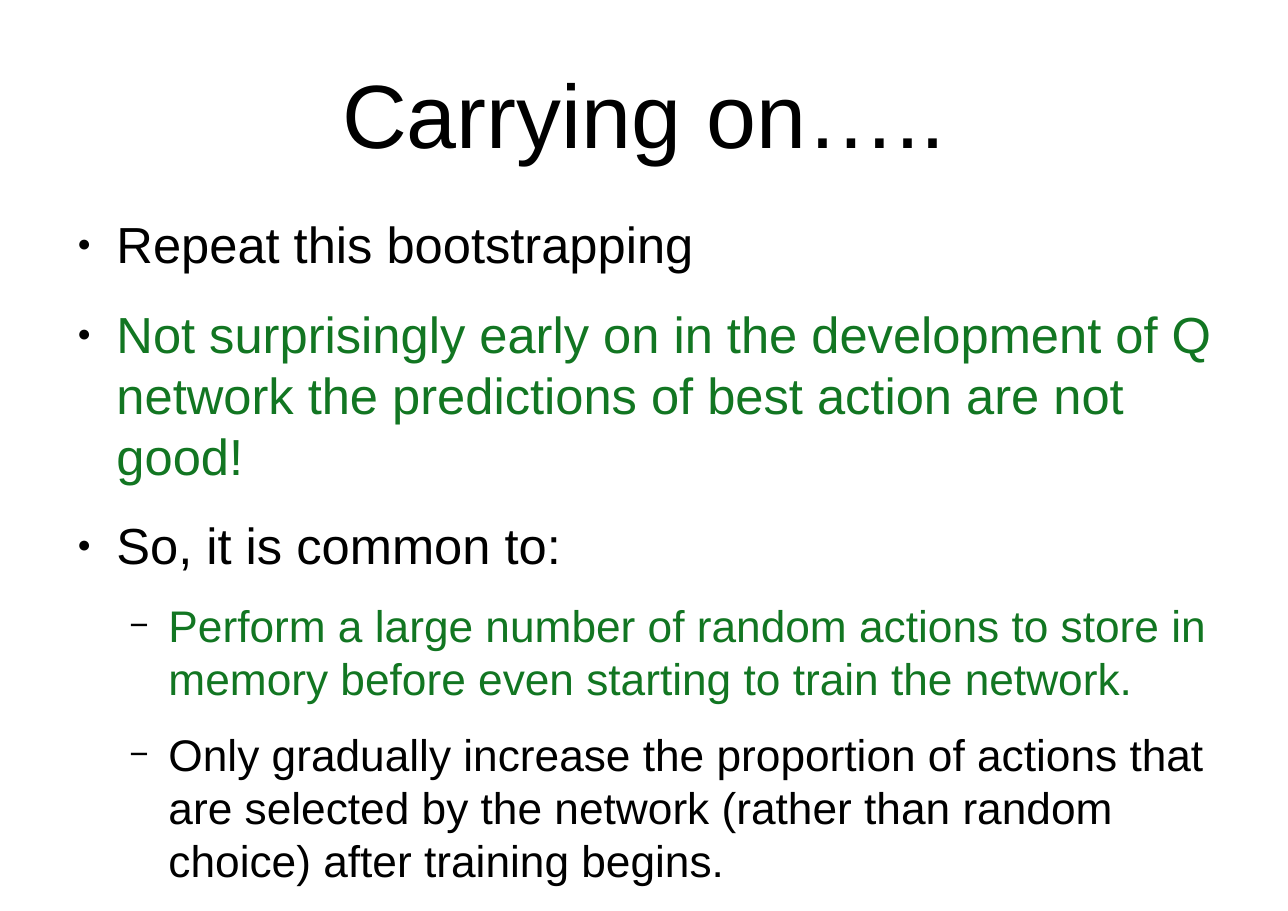
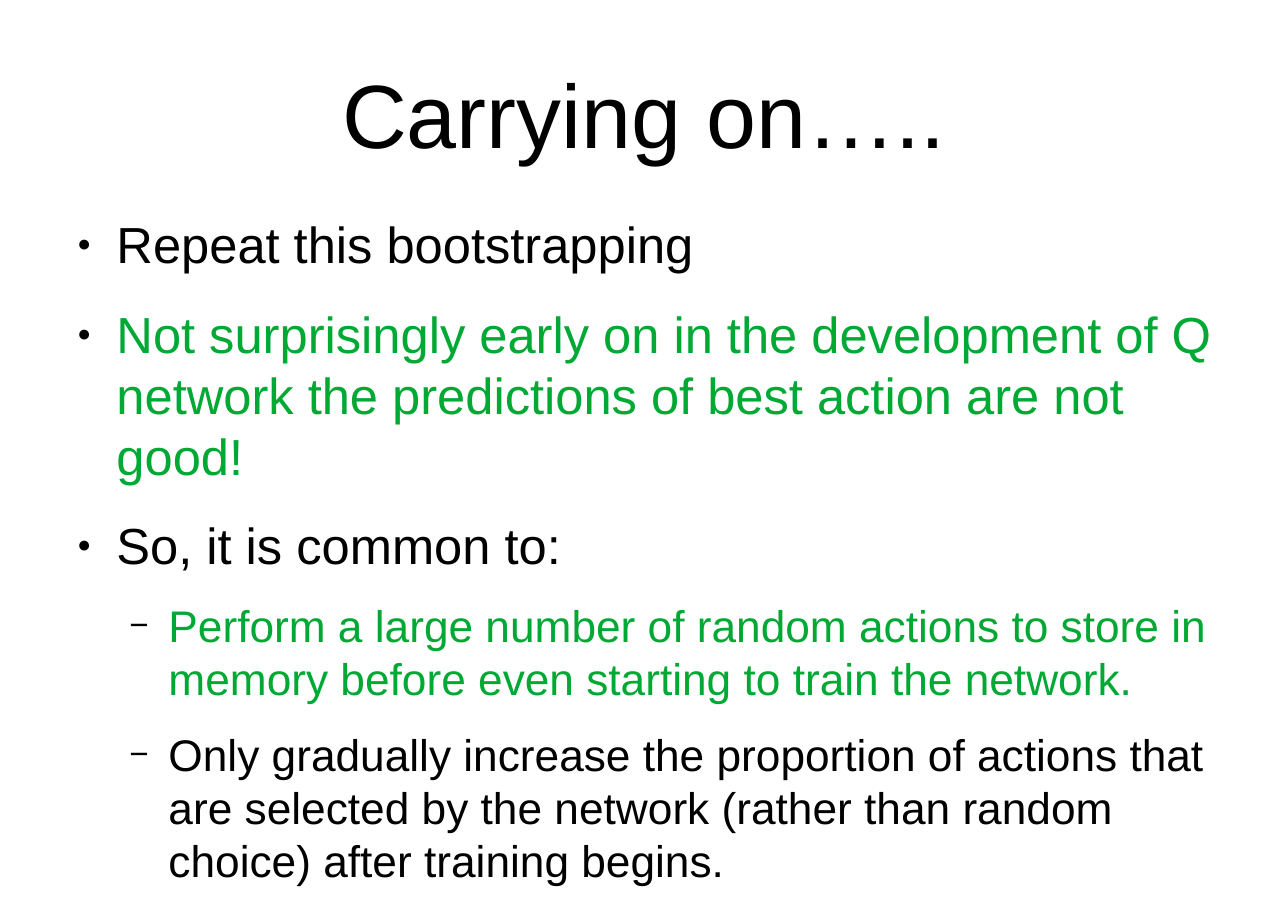
Before and after one commit to MichaelAllen1966/thursday_coding_club_2020, a slide deck: slide 20 of rl.odp (slide 19 before the commit). Drawn at 1288x911 pixels with LibreOffice and Linux fonts; fonts in the diff are those of the drawing. Boxes give left, top, right and bottom in pixels: in the first picture for what was removed or moved away, otherwise in the second. Text is boxed around its words. In the diff, an @@ line names an element or a change of style, - is before the commit and + after.

```diff
--- a/rl.odp
+++ b/rl.odp
@@ text at [116,316,1211,703]: text colour #127622 to #00A933 in "Not surprisingly early on in the development ...", "Perform a large number of random actions ..." @@
```
Also in this commit, not shown: 8 other slides changed, 2 slides added.
